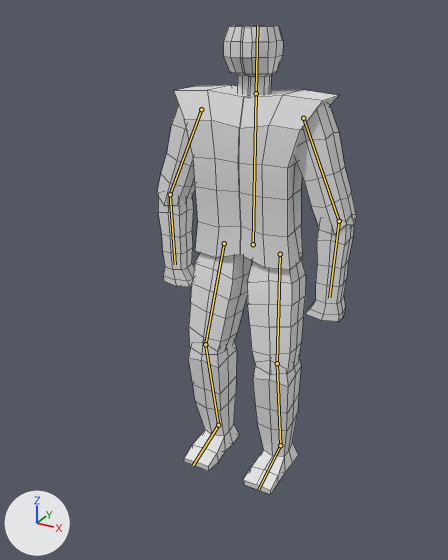
A saved change to the Blender file Godot/Blender/Shambler/shambler.blend.
One viewpoint serves both versions: a 50 mm camera at (1.65, -3.38, 3.04) aimed at (-0.04, -0.31, 1.5). Every picture has the same lights, and +X, +Y and +Z are marked at lower left. The bones that bend it are drawn over the model as lines. Mesh edges are drawn as thin lines.
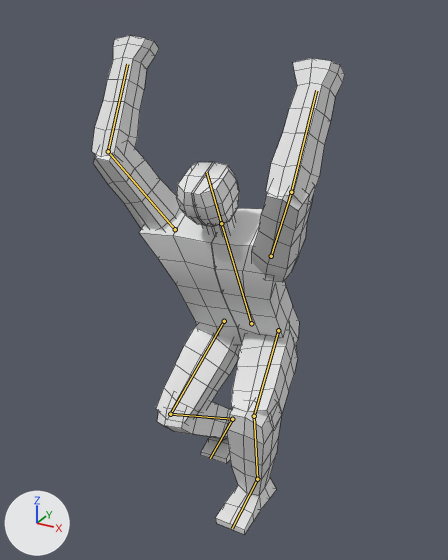
The newer file adds an action. The first version stands in its rest pose; the second is drawn at frame 17 of the action 'smash'.

Boxes [x1, y1, x2, y2] around the edits, measured in the pictures (448 x 560 px):
'Cube', posed (27% wider, 6% taller)
    before: [157, 25, 356, 494]
    after: [92, 35, 345, 534]
bone 'body', root to tip
    before: (253, 244) to (256, 93)
    after: (251, 323) to (221, 223)
bone 'head', root to tip
    before: (256, 93) to (257, 25)
    after: (221, 223) to (206, 172)
bone 'upperarm.l', root to tip
    before: (303, 118) to (339, 221)
    after: (271, 256) to (291, 192)
bone 'lowerarm.l', root to tip
    before: (339, 221) to (329, 297)
    after: (291, 192) to (316, 90)
bone 'upperarm.r', root to tip
    before: (201, 109) to (170, 194)
    after: (175, 229) to (108, 151)
bone 'lowerarm.r', root to tip
    before: (170, 194) to (175, 264)
    after: (108, 151) to (127, 64)

What the commit changed:
Bone 'body' (bone_body) moves from (0.0, 0.0, 0.0) to (0.0, -0.571, 0.0).
Bone 'body' (bone_body) turns from (0, 0, 0) to (0, 4, 27) degrees about its own x, y and z.
Bone 'head' (bone_head) turns from (0, 0, 0) to (0, -2, -1) degrees about its own x, y and z.
Bone 'upperarm.l' (bone_upperarm_l) moves from (0.0, 0.0, 0.0) to (-0.055, 0.001, 0.005).
Bone 'upperarm.l' (bone_upperarm_l) turns from (0, 0, 0) to (-47, -11, 179) degrees about its own x, y and z.
Bone 'lowerarm.l' (bone_lowerarm_l) moves from (0.0, 0.0, 0.0) to (-0.015, 0.038, -0.001).
Bone 'lowerarm.l' (bone_lowerarm_l) turns from (0, 0, 0) to (3, -5, 61) degrees about its own x, y and z.
Bone 'upperarm.r' (bone_upperarm_r) moves from (0.0, 0.0, 0.0) to (0.055, -0.004, -0.002).
Bone 'upperarm.r' (bone_upperarm_r) turns from (0, 0, 0) to (49, -8, 171) degrees about its own x, y and z.
Bone 'lowerarm.r' (bone_lowerarm_r) moves from (0.0, 0.0, 0.0) to (0.015, -0.037, -0.003).
Bone 'lowerarm.r' (bone_lowerarm_r) turns from (0, 0, 0) to (6, -1, 58) degrees about its own x, y and z.
Bone 'iklegpole.l' (bone_iklegpole_l) moves from (0.0, 0.0, 0.0) to (0.012, 0.0, 0.047).
Bone 'iklegtarget.l' (bone_iklegtarget_l) moves from (0.0, 0.0, 0.0) to (-0.013, -0.385, 0.0).
Bone 'iklegpole.r' (bone_iklegpole_r) moves from (0.0, 0.0, 0.0) to (-0.093, 0.0, -0.007).
Bone 'iklegtarget.r' (bone_iklegtarget_r) moves from (0.0, 0.0, 0.0) to (0.046, 0.139, -0.016).
Bone 'iklegtarget.r' (bone_iklegtarget_r) turns from (0, 0, 0) to (0, 1, 2) degrees about its own x, y and z.
